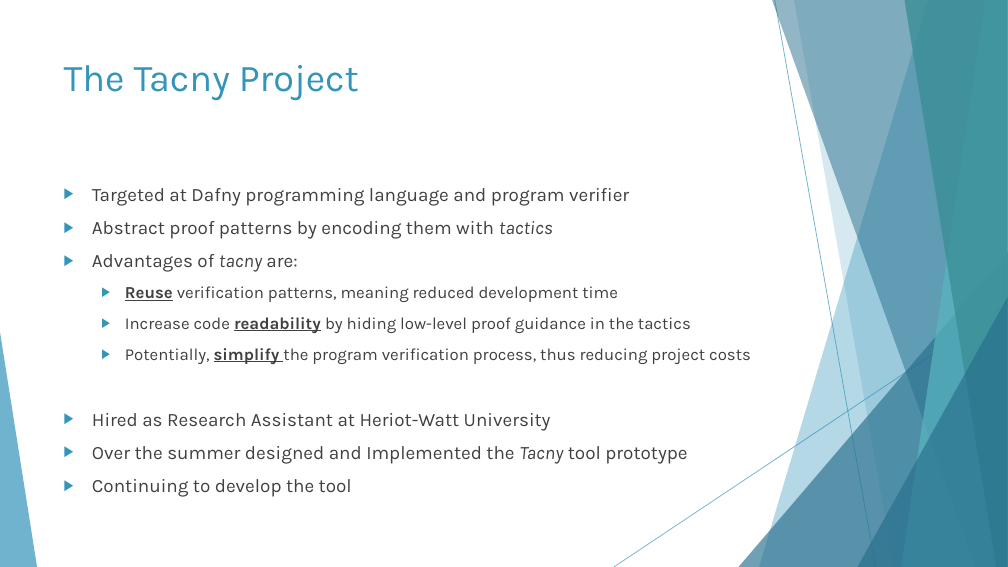
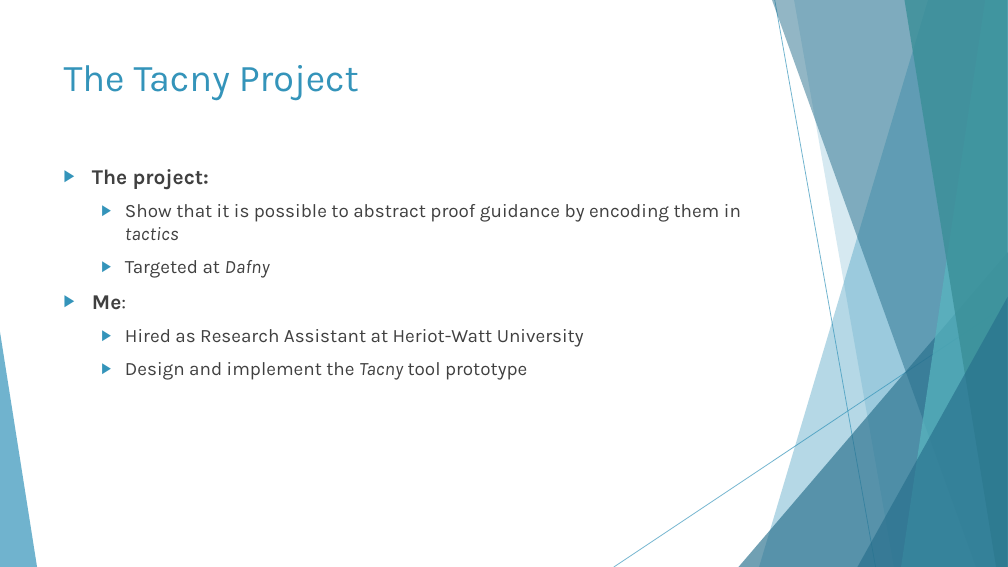
Before and after one commit to Tapanito/industrial, a slide deck: slide 6 of Portfolio Task D.pptx (slide 2 before the commit). Drawn at 1008x567 pixels with LibreOffice and Linux fonts; fonts in the diff are those of the drawing. Boxes give left, top, right and bottom in pixels: in the first picture for what was removed or moved away, otherwise in the second. Text is boxed around its words. In the diff, an @@ line names an element or a change of style, - is before the commit and + after.

```diff
--- a/Portfolio Task D.pptx
+++ b/Portfolio Task D.pptx
@@ text "The project:": place and size @@
-text "The project:" at [92, 188, 751, 497]
+text "The project:" at [92, 169, 741, 380]
@@ text at [92, 169, 741, 310]: text changed; size 16 to 18 pt @@
-▶ Targeted at Dafny programming language and program verifier
-▶ Abstract proof patterns by encoding them with tactics
-▶ Advantages of tacny are:
-  ▶ Reuse verification patterns, meaning reduced development time
-  ▶ Increase code readability by hiding low-level proof guidance in the tactics
-  ▶ Potentially, simplify the program verification process, thus reducing project costs
+▶ The project:
+  ▶ Show that it is possible to abstract proof guidance by encoding them in tactics
+  ▶ Targeted at Dafny
+▶ Me:
@@ text at [125, 329, 584, 347]: list level 1 to 2 in "Hired as Research Assistant at ..." @@
@@ text at [125, 362, 527, 380]: text changed @@
-▶ Over the summer designed and Implemented the Tacny tool prototype
-▶ Continuing to develop the tool
+  ▶ Design and implement the Tacny tool prototype
```
Also in this commit, not shown: 1 other slide changed, 12 slides added, 1 slide removed, 2 other files.
